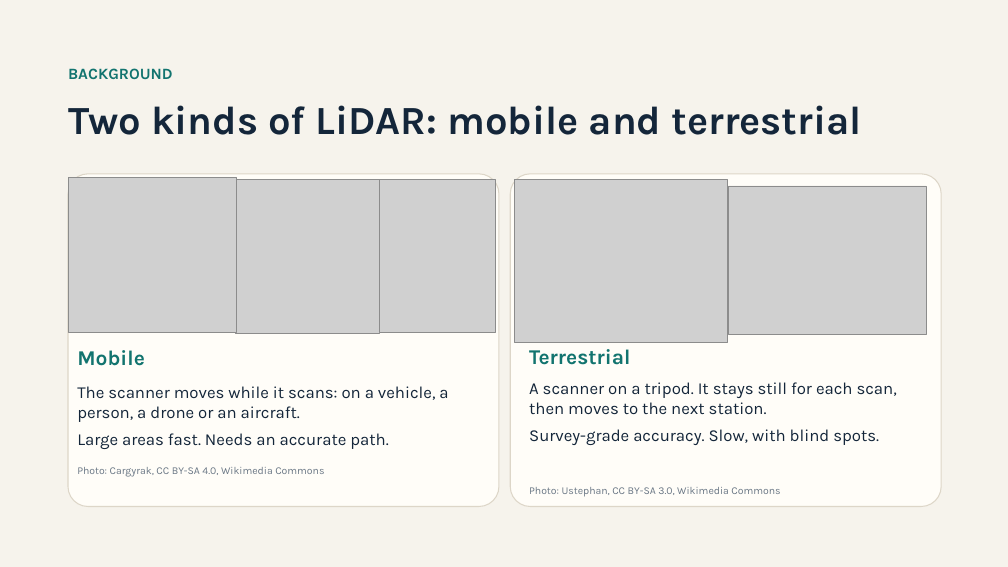
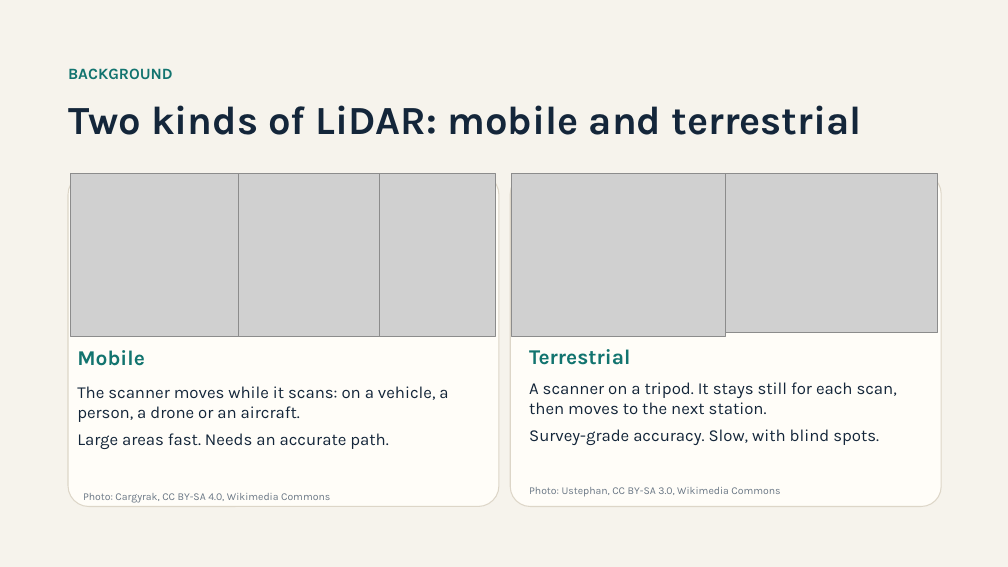
Before and after one commit to maninka123/lidar-learning-lab, a slide deck: slide 5 of presentation/LiDAR_Workshop_Slides.pptx. Drawn at 1008x567 pixels with LibreOffice and Linux fonts; fonts in the diff are those of the drawing; grey boxes stand for pictures. Boxes give left, top, right and bottom in pixels: in the first picture for what was removed or moved away, otherwise in the second. Text is boxed around its words. In the diff, an @@ line names an element or a change of style, - is before the commit and + after.

```diff
--- a/presentation/LiDAR_Workshop_Slides.pptx
+++ b/presentation/LiDAR_Workshop_Slides.pptx
@@ rounded rectangle at (x1=68, y1=174, x2=499, y2=507): proportions changed @@
@@ picture resized from (x1=68, y1=178, x2=237, y2=333) to (x1=70, y1=174, x2=239, y2=337) @@
@@ picture resized from (x1=235, y1=180, x2=379, y2=333) to (x1=237, y1=174, x2=381, y2=337) @@
@@ picture resized from (x1=379, y1=180, x2=495, y2=333) to (x1=379, y1=174, x2=495, y2=337) @@
@@ picture moved from (x1=514, y1=180, x2=728, y2=343) to (x1=512, y1=174, x2=726, y2=337) @@
@@ picture resized from (x1=728, y1=186, x2=926, y2=335) to (x1=726, y1=174, x2=938, y2=333) @@
@@ text "Photo: Cargyrak, CC BY-SA 4.0, ..." moved from (x1=77, y1=467, x2=324, y2=477) to (x1=83, y1=493, x2=330, y2=503) @@
```
Also in this commit, not shown: 8 other slides changed.
